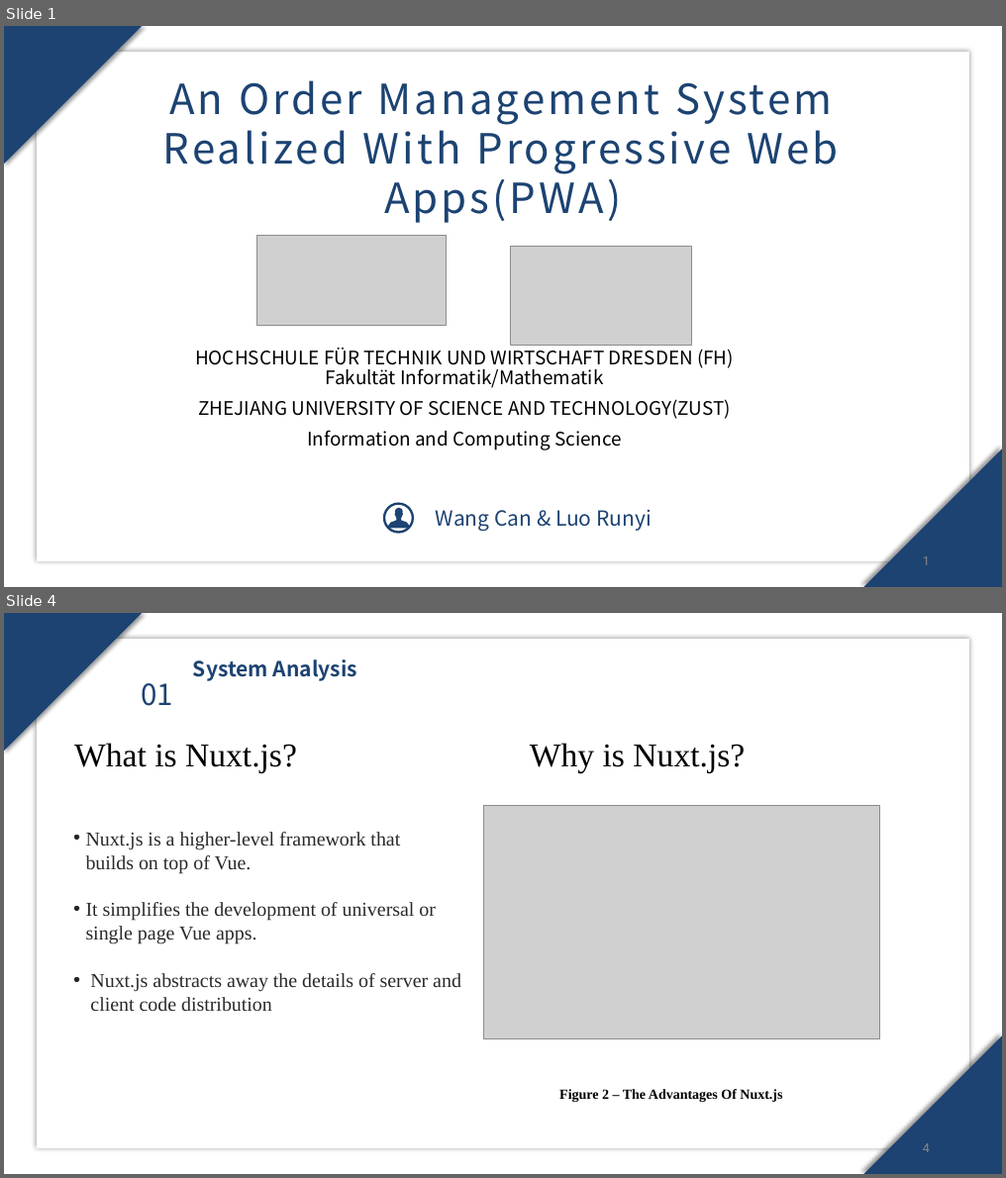
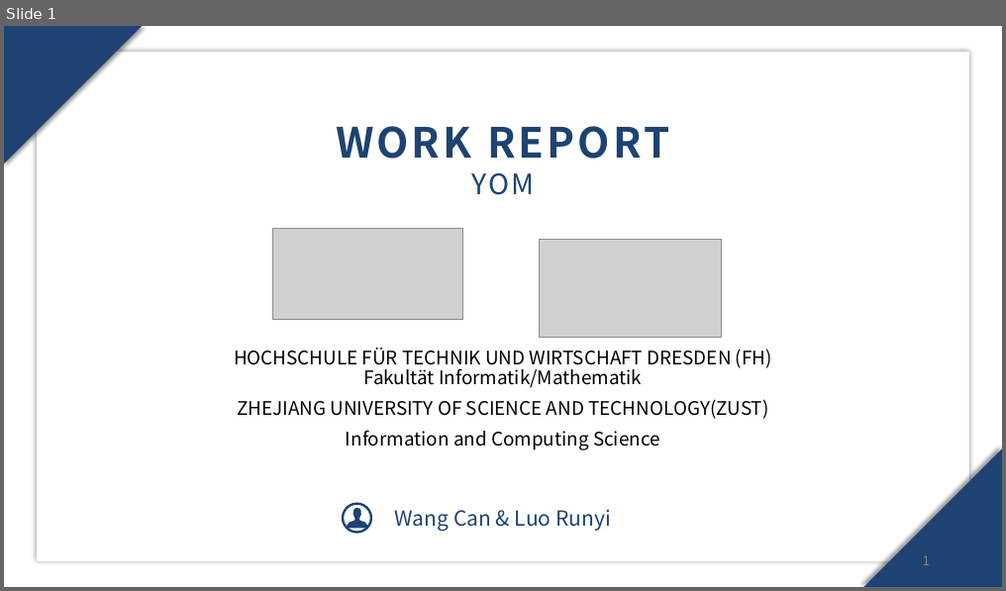
Before and after one commit to SuperRun/Yom, a slide deck: document/work report.pptx. Shown one above the other, each under a label of ours: slides 1 and 4 before the commit, slide 1 after it; the slides between them are not shown. The pictures are 1006x1178 and 1006x591 pixels, drawn with LibreOffice and Linux fonts; fonts in the diff are those of the drawing; grey boxes stand for pictures; background and template pictures are left out. Boxes give left, top, right and bottom in pixels: in the first picture for what was removed or moved away, otherwise in the second. Text is boxed around its words. In the diff, an @@ line names an element or a change of style, - is before the commit and + after.

Commit message:
work report

```diff
--- a/document/work report.pptx
+++ b/document/work report.pptx
@@ slide 4 removed at <box>4,613,1002,1174</box>, background picture (left out) @@
@@ rectangle removed at <box>4,613,1002,1174</box> @@
@@ freeform shape removed at <box>4,613,143,751</box> @@
@@ rectangle removed at <box>37,639,969,1149</box> @@
@@ text removed at <box>193,660,357,681</box> @@
-System Analysis
@@ text removed at <box>141,683,173,706</box> @@
-01
@@ text removed at <box>74,743,297,773</box> @@
-What is Nuxt.js?
@@ text removed at <box>530,743,745,773</box> @@
-Why is Nuxt.js?
@@ picture removed at <box>484,805,880,1039</box> @@
@@ text removed at <box>86,832,461,1011</box> @@
-• Nuxt.js is a higher-level framework that builds on top of Vue.
-• It simplifies the development of universal or single page Vue apps.
-• Nuxt.js abstracts away the details of server and client code distribution
@@ freeform shape removed at <box>863,1036,1002,1174</box> @@
@@ text removed at <box>559,1089,782,1102</box> @@
-Figure 2 – The Advantages Of Nuxt.js
@@ page number removed at <box>923,1144,930,1153</box> @@
-4
@@ slide 1 changed as well @@
@@ text at <box>336,126,669,195</box>: text changed; bold on @@
-An Order Management System Realized With Progressive Web Apps(PWA)
+WORK REPORT
+YOM
@@ picture: place and size @@
-picture at <box>256,235,447,325</box>
+picture at <box>273,229,463,319</box>
@@ picture: place and size @@
-picture at <box>510,247,692,345</box>
+picture at <box>540,240,721,338</box>
@@ subtitle "HOCHSCHULE FÜR TECHNIK UND WIRTSCHAFT ...": place and size @@
-subtitle "HOCHSCHULE FÜR TECHNIK UND WIRTSCHAFT ..." at <box>195,345,734,451</box>
+subtitle "HOCHSCHULE FÜR TECHNIK UND WIRTSCHAFT ..." at <box>234,348,772,451</box>
@@ 1 text, 1 freeform shape, 1 ellipse: place and size @@
-1 text, 1 freeform shape, 1 ellipse at <box>384,503,651,532</box>
+1 text, 1 freeform shape, 1 ellipse at <box>343,503,611,532</box>
```
Also in this commit, not shown: 2 other slides changed, 10 slides added, 9 other slides removed.
